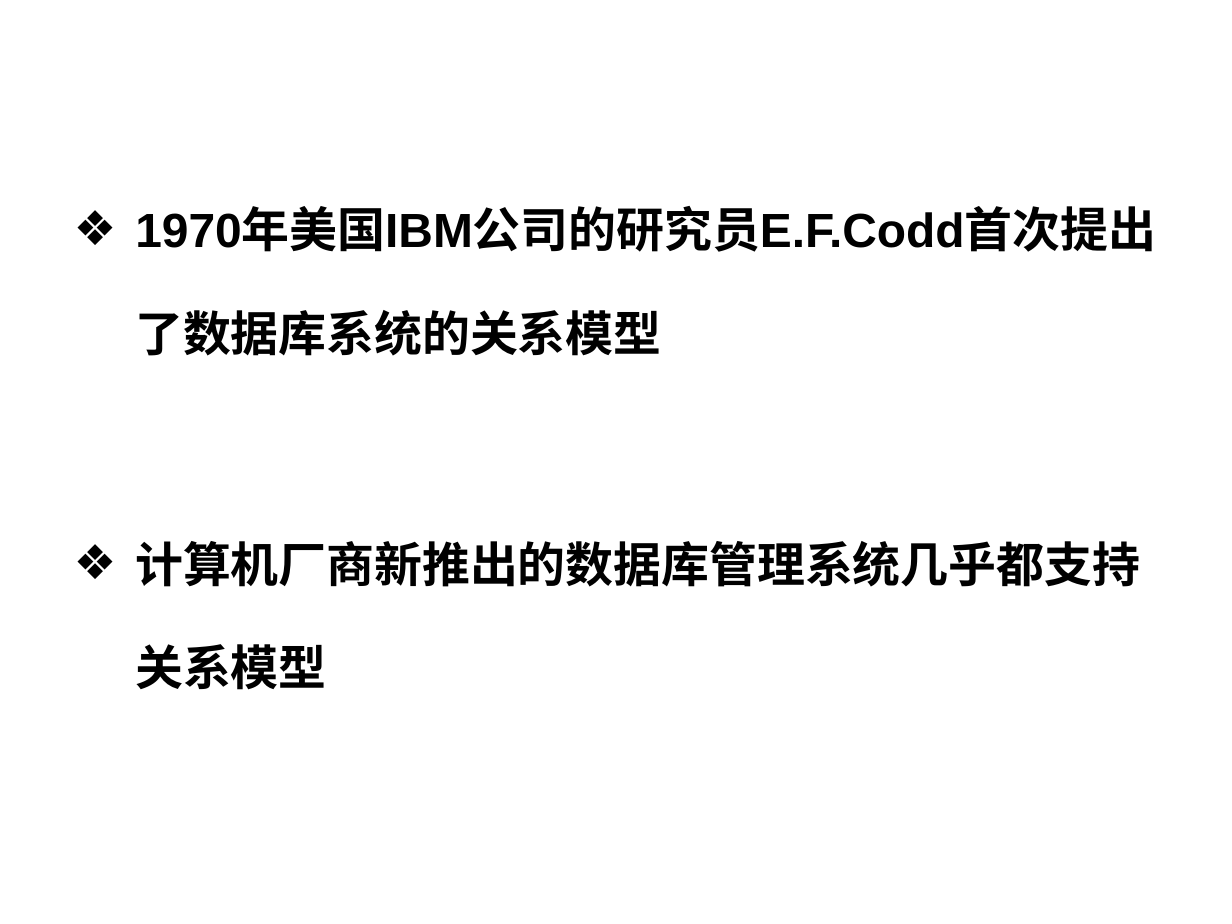
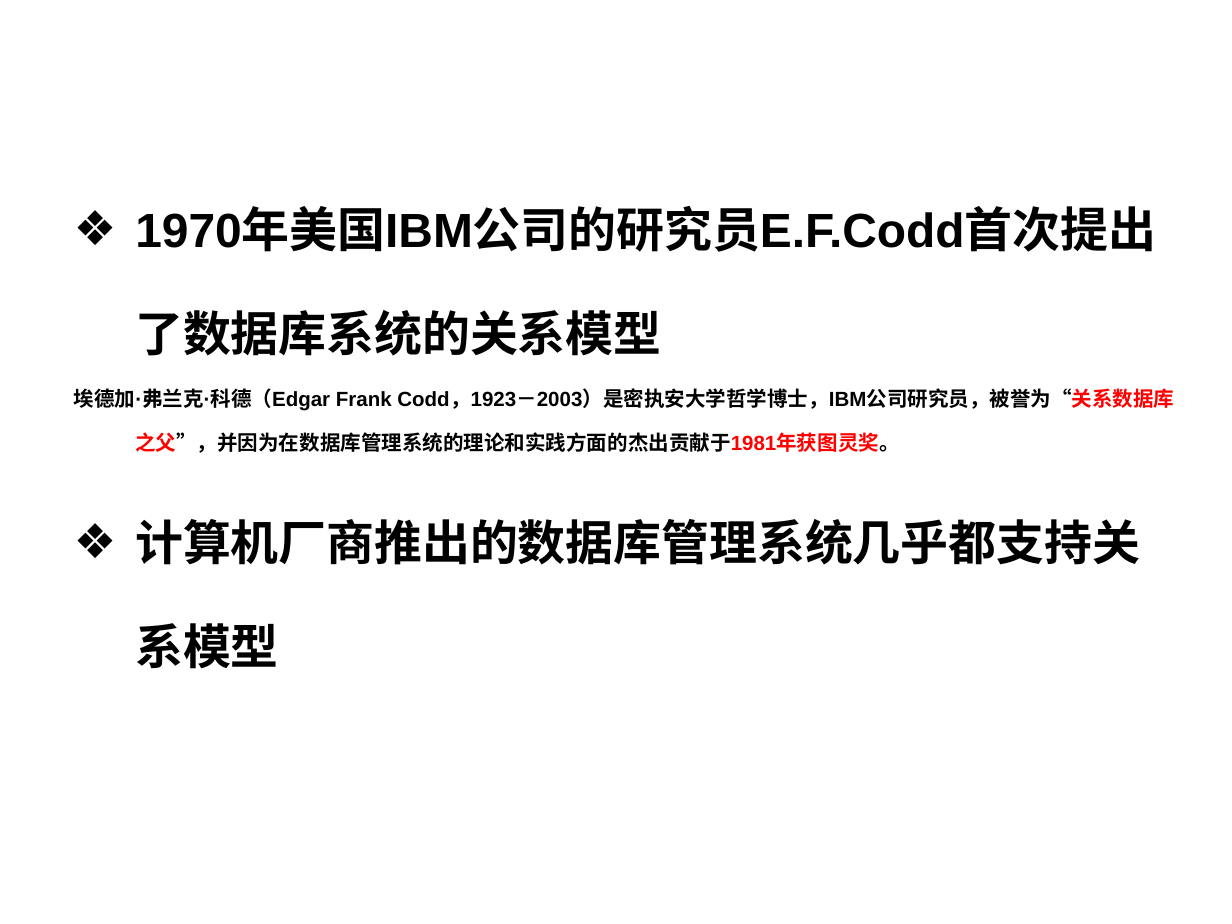
Before and after one commit to HBU/DataBase, a slide deck: slide 54 of PPT/DB第01章.ppt. Drawn at 1232x924 pixels with LibreOffice and Linux fonts; fonts in the diff are those of the drawing; background and template pictures are left out. Boxes give left, top, right and bottom in pixels: in the first picture for what was removed or moved away, otherwise in the second. Text is boxed around its words. In the diff, an @@ line names an element or a change of style, - is before the commit and + after.

```diff
--- a/PPT/DB第01章.ppt
+++ b/PPT/DB第01章.ppt
@@ text at box(74, 388, 1174, 669): text changed; size 28 to 12 pt @@
-❖ 计算机厂商新推出的数据库管理系统几乎都支持关系模型
+埃德加·弗兰克·科德（Edgar Frank Codd，1923－2003）是密执安大学哲学博士，IBM公司研究员，被誉为“关系数据库之父”，并因为在数据库管理系统的理论和实践方面的杰出贡献于1981年获图灵奖。
+❖ 计算机厂商推出的数据库管理系统几乎都支持关系模型
```
Also in this commit, not shown: 13 other slides changed.
